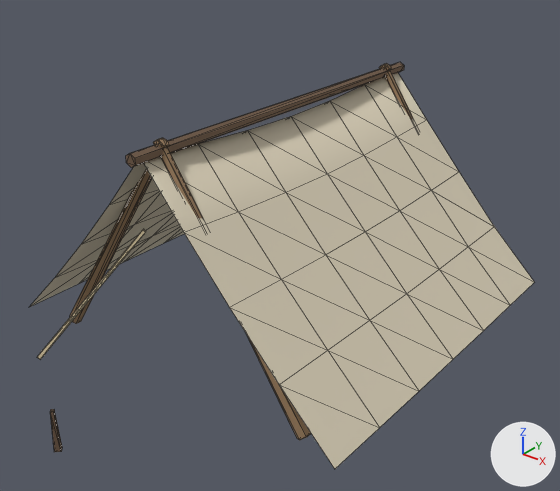
One commit to the glTF model public/assets/models/tent_a.glb: the scene before it, then after it.
Before and after are seen from a 50 mm camera at (3.43, -4.41, 3.18) aimed at (0.06, -0.2, 0.57). Every picture has the same lights, and +X, +Y and +Z are marked at lower right. The picture after the commit comes second. Mesh edges are drawn as thin lines. Vertices at exactly the same position are counted once.

Names of what the first picture shows: 'tent_a'.
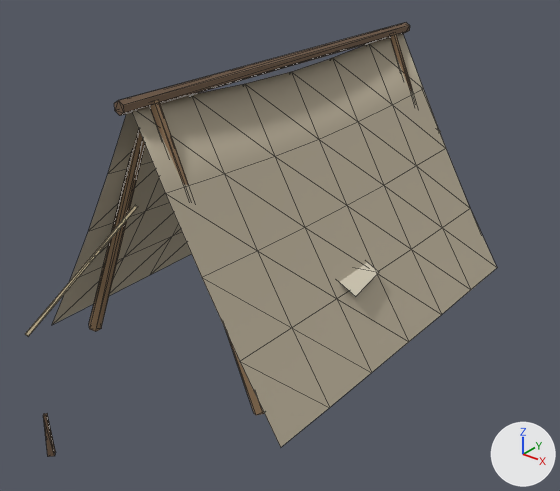
What differs and where, as boxes [x1, y1, x2, y2] in the pictures (560 x 491 px; the box of a moved part takes in the faces that stretch with it):
'tent_a', recoloured, reshaped (6% narrower, 7% taller)
    before: [30, 62, 534, 469]
    after: [25, 22, 497, 457]
part 1 of me_tent_a_pole_1_3_1, moved or reshaped
    before: [70, 138, 169, 324]
    after: [89, 129, 145, 331]
part 2 of me_tent_a_pole_1_3_1, moved or reshaped
    before: [153, 138, 311, 440]
    after: [150, 100, 264, 415]
part 3 of me_tent_a_pole_1_3_1, moved or reshaped
    before: [379, 65, 413, 120]
    after: [390, 32, 412, 91]
part 4 of me_tent_a_pole_1_3_1, added
    after: [114, 22, 410, 116]
part 5 of me_tent_a_pole_1_3_1, moved or reshaped
    before: [50, 409, 62, 452]
    after: [43, 413, 56, 457]
part 6 of me_tent_a_pole_1_3_1, moved or reshaped
    before: [30, 73, 534, 469]
    after: [52, 33, 497, 447]
part 7 of me_tent_a_pole_1_3_1, moved or reshaped (not visible before)
    after: [339, 263, 379, 296]
part 8 of me_tent_a_pole_1_3_1, moved or reshaped
    before: [37, 229, 146, 359]
    after: [25, 205, 138, 336]
part 9 of me_tent_a_pole_1_3_1, deleted
    before: [126, 62, 404, 168]

Edits to the bpy script that builds the scene:
```text
Change mat_canvas_dirty:
    mat_canvas_dirty.base_color: (0.7, 0.63, 0.48) -> (0.49, 0.43, 0.32)  # pale yellow #dad0b8 -> beige #baaf99
Change me_tent_a_pole_1_3_1:
    used by ob_tent_a; location = (0.0, 0.0, 0.0)
    remove me_tent_a_pole_1_3_1.from_pydata(...)  # 159 vertices, 246 faces; spans x -1.49..1.49, y -2.36..2.36, z -0.05..1.69
    add me_tent_a_pole_1_3_1.from_pydata(...)  # 162 vertices, 247 faces; spans x -1.12..1.12, y -2.41..2.41, z -0.05..2.0
    me_tent_a_pole_1_3_1 part 1: the loose piece of 12 vertices spanning x -1.17..0.05, y -1.35..-1.25, z -0.04..1.69 is turned -11.1 degrees about the y axis through its middle, then moved by (0.14, -0.05, 0.16)
    me_tent_a_pole_1_3_1 part 2: the loose piece of 12 vertices spanning x -0.05..1.17, y -1.35..-1.25, z -0.04..1.69 is turned 11.1 degrees about the y axis through its middle, then moved by (-0.14, -0.05, 0.16)
    me_tent_a_pole_1_3_1 part 3: the loose piece of 12 vertices spanning x -0.05..1.17, y 1.25..1.35, z -0.04..1.69 is turned 11.1 degrees about the y axis through its middle, then moved by (-0.14, 0.05, 0.16)
    me_tent_a_pole_1_3_1 part 4: a new loose piece, a 6-sided cylinder along y spanning x -0.039..0.039, y -1.6..1.6, z 1.905..1.995, in mat_wood_dark (brown #6f5945)
    me_tent_a_pole_1_3_1 part 5: the loose piece of 8 vertices spanning x -0.03..0.03, y -2.35..-2.29, z -0.05..0.25 is moved by (0.0, -0.05, 0.0)
    me_tent_a_pole_1_3_1 part 6: the loose piece of 63 vertices spanning x -1.49..1.49, y -1.48..1.48, z 0.02..1.62 is scaled about the mesh origin by (0.756, 1.03, 1.21)
    me_tent_a_pole_1_3_1 part 7: the loose piece of 4 vertices spanning x 0.52..0.89, y -0.45..-0.03, z 0.33..0.55 is moved by (0.0, 0.0, 0.17)
    me_tent_a_pole_1_3_1 part 8: the loose piece of 8 vertices spanning x -0.02..0.02, y -2.36..-1.48, z 0.63..1.15 is moved by (0.0, -0.05, 0.18)
    me_tent_a_pole_1_3_1 part 9: the loose piece of 12 vertices spanning x -0.04..0.04, y -1.55..1.55, z 1.57..1.67 is deleted
    other edits to the shape of me_tent_a_pole_1_3_1 do not show in these pictures
```
